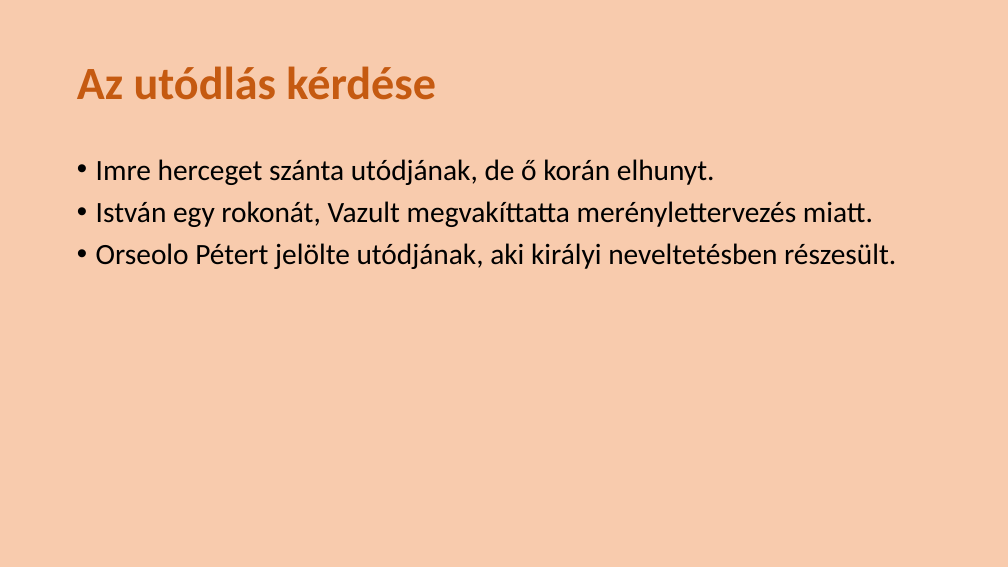
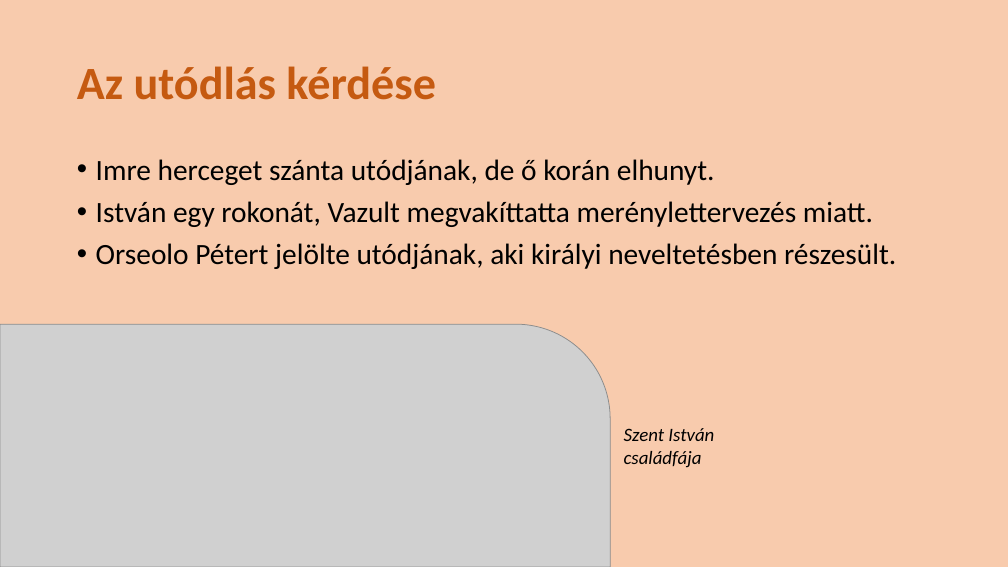
Before and after one commit to gyergyakliviusz/tori_tetelek, a slide deck: slide 6 of 12. Géza fejedelemsége és Szent István államszervező tevékenysége.pptx. Drawn at 1008x567 pixels with LibreOffice and Linux fonts; fonts in the diff are those of the drawing; grey boxes stand for pictures. Boxes give left, top, right and bottom in pixels: in the first picture for what was removed or moved away, otherwise in the second. Text is boxed around its words. In the diff, an @@ line names an element or a change of style, - is before the commit and + after.

```diff
--- a/12. Géza fejedelemsége és Szent István államszervező tevékenysége.pptx
+++ b/12. Géza fejedelemsége és Szent István államszervező tevékenysége.pptx
@@ picture added at (0, 324, 610, 567) @@
@@ text added at (624, 428, 714, 468), 18 pt, text #000000, italic @@
+Szent István
+családfája
```
Also in this commit, not shown: 4 other slides changed, 8 other files.
